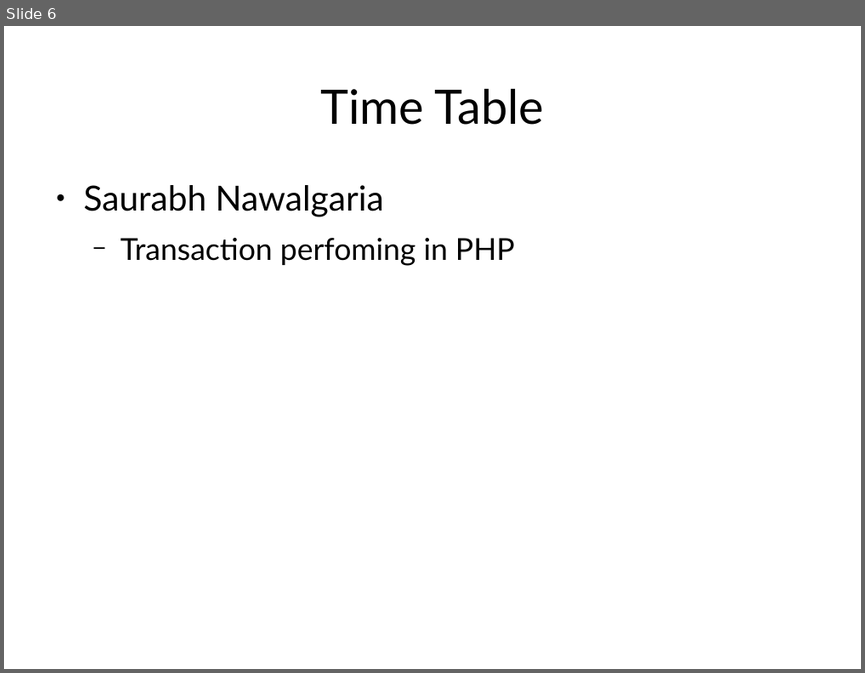
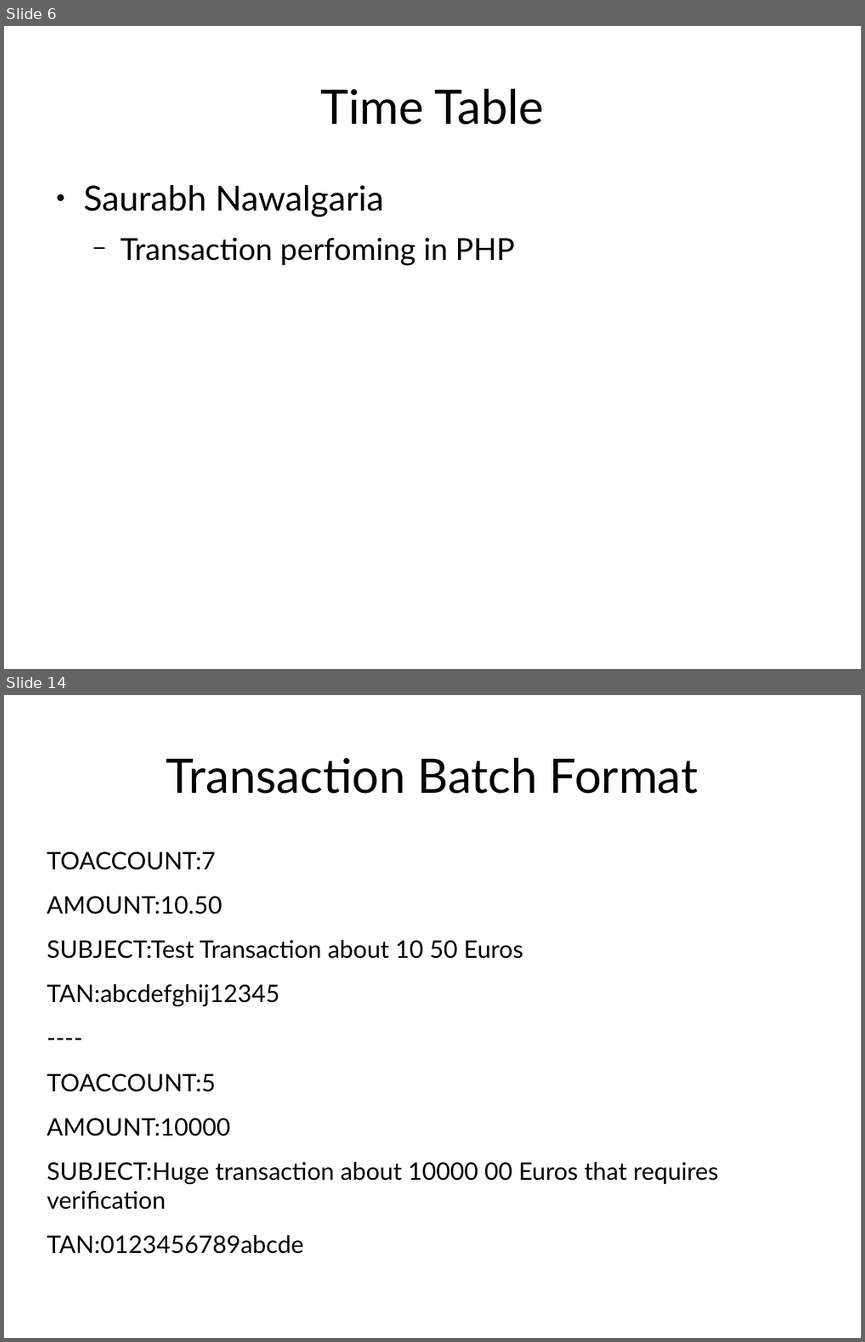
Before and after one commit to snawalgaria/SecureCoding, a slide deck: presentation/presentation.odp. Shown one above the other, each under a label of ours: slide 6 before the commit, slides 6 and 14 after it; the slides between them are not shown. The pictures are 865x673 and 865x1342 pixels, drawn with LibreOffice and Linux fonts; fonts in the diff are those of the drawing. Boxes give left, top, right and bottom in pixels: in the first picture for what was removed or moved away, otherwise in the second. Text is boxed around its words. In the diff, an @@ line names an element or a change of style, - is before the commit and + after.

```diff
--- a/presentation/presentation.odp
+++ b/presentation/presentation.odp
@@ slide 14 added at (4, 695, 861, 1338), background #FFFFFF @@
@@ title added at (166, 758, 698, 794), 44 pt, text #000000 @@
+Transaction Batch Format
@@ text added at (46, 851, 719, 1209), 22.4 pt, text #000000 @@
+TOACCOUNT:7
+AMOUNT:10.50
+SUBJECT:Test Transaction about 10 50 Euros
+TAN:abcdefghij12345
+----
+TOACCOUNT:5
+AMOUNT:10000
+SUBJECT:Huge transaction about 10000 00 Euros that requires verification
+TAN:0123456789abcde
```
Also in this commit, not shown: 1 slide changed, 10 other slides added, 1 other file.
